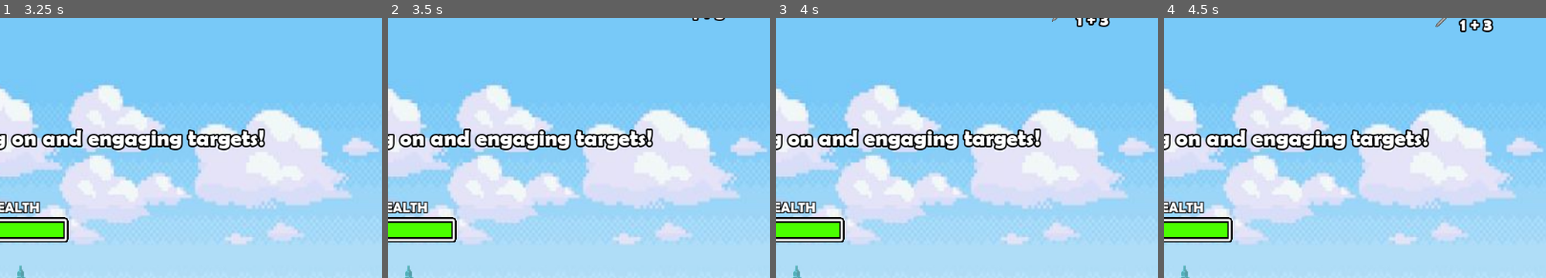
Above: before the commit, frames 1-4 (left to right).
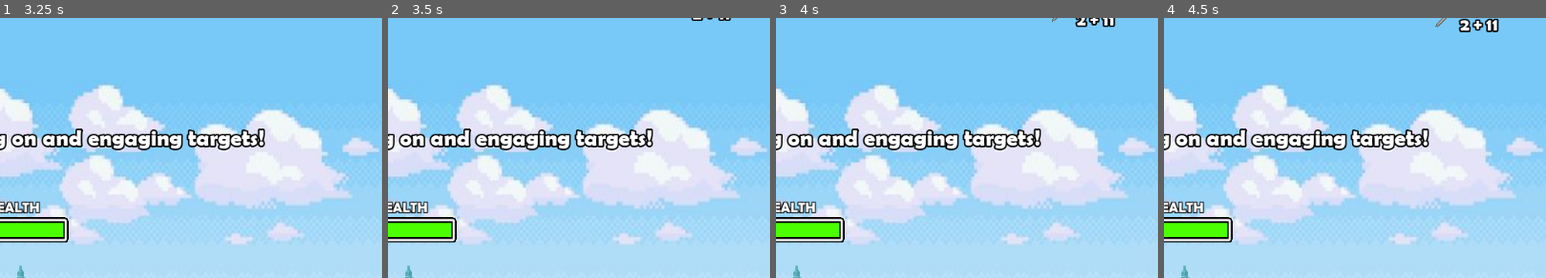
Above: after the commit, the same moments.

Repository: bktiel/oozlefinch
Game: Godot game, scene res://MainMenu.tscn
Two runs of this game, one before a commit and one after it. Both use one fixed random seed, a clock stepped at 60 frames per second and the inputs below.
Inputs:
- Up to frame 1 (3.25 s): click "NEW GAME" at 0.5 s; click "..." at 1.25 s; click "..." at 2 s; click "..." at 2.75 s
- Up to frame 2 (3.5 s): no input
- Up to frame 3 (4 s): click "..." at 3.5 s
- Up to frame 4 (4.5 s): click "..." at 4.25 s
The pictures show only the part of the screen within x 50-100%, y 0-50%; the shares and areas given below are measured in that part.

Frame 1 is identical in both runs. In frame 2, less than 0.1% of the frame differs, in the area x 79-90%, y 0-2%; in frame 3, 0.3%; in frame 4, 0.4%, in the area x 77-88%, y 0-6%.

Commit message:
re-added return

Diff:
--- a/levels/main.tscn
+++ b/levels/main.tscn
@@ -492,6 +492,14 @@
 margin_bottom = 170.0
 text = "Restart"
 
+[node name="btnMenu" type="Button" parent="GUI/panGameOver"]
+margin_left = 201.0
+margin_top = 136.0
+margin_right = 353.0
+margin_bottom = 170.0
+theme = ExtResource( 2 )
+text = "Menu"
+
 [node name="lblPause" type="Label" parent="GUI"]
 visible = false
 margin_left = 168.0
@@ -532,5 +540,6 @@
 [connection signal="pressed" from="GUI/AnswerPanel/lblAnswer4" to="GUI/AnswerPanel" method="_on_lblAnswer4_pressed"]
 [connection signal="pressed" from="GUI/AnswerPanel/btnEngage" to="GUI/AnswerPanel" method="_on_btnEngage_pressed"]
 [connection signal="pressed" from="GUI/panGameOver/btnRestart" to="." method="_on_btnRestart_pressed"]
+[connection signal="pressed" from="GUI/panGameOver/btnMenu" to="." method="_on_btnMenu_pressed"]
 [connection signal="pressed" from="GUI/lblPause/btnRestart" to="GUI" method="_on_btnRestart_pressed"]
 [connection signal="pressed" from="GUI/lblPause/btnMenu" to="GUI" method="_on_btnMenu_pressed"]
--- a/scripts/MainMenu.gd
+++ b/scripts/MainMenu.gd
@@ -4,7 +4,7 @@
 
 # Called when the node enters the scene tree for the first time.
 func _ready():
-	pass
+	get_node("/root/Global").random=1
 
 # Called every frame. 'delta' is the elapsed time since the previous frame.
 #func _process(delta):
